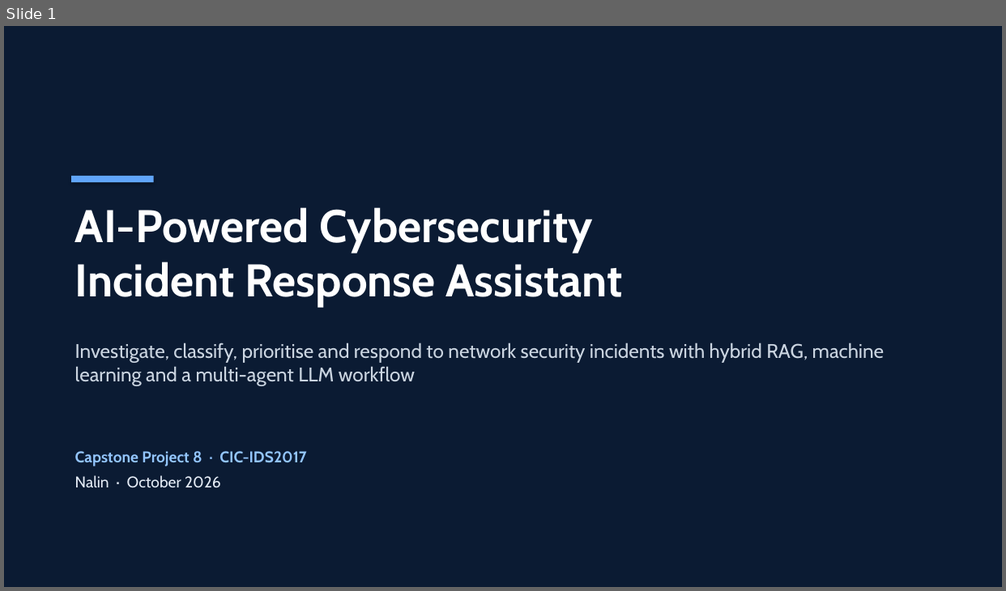
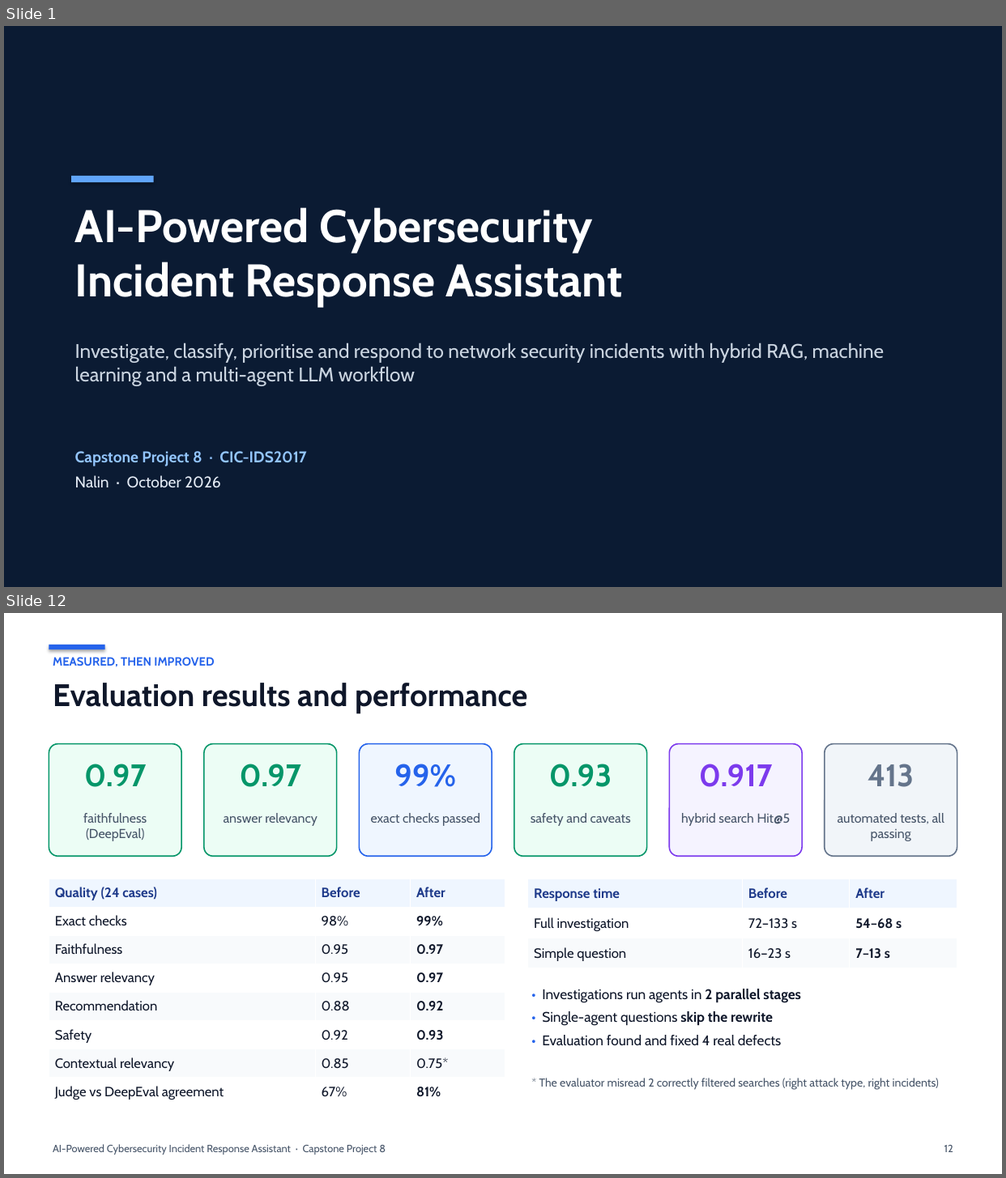
Before and after one commit to nlnkrthk/Cybersecurity-assistant, a slide deck: presentation/Project_Presentation.pptx. Shown one above the other, each under a label of ours: slide 1 before the commit, slides 1 and 12 after it; the slides between them are not shown. The pictures are 1006x591 and 1006x1178 pixels, drawn with LibreOffice and Linux fonts; fonts in the diff are those of the drawing. Boxes give left, top, right and bottom in pixels: in the first picture for what was removed or moved away, otherwise in the second. Text is boxed around its words. In the diff, an @@ line names an element or a change of style, - is before the commit and + after.

```diff
--- a/presentation/Project_Presentation.pptx
+++ b/presentation/Project_Presentation.pptx
@@ slide 12 added at (x1=4, y1=613, x2=1002, y2=1174), background #FFFFFF @@
@@ rectangle added at (x1=49, y1=645, x2=105, y2=649), fill #2563EB @@
@@ text added at (x1=53, y1=657, x2=214, y2=667), 11.5 pt, text #2563EB, bold @@
+MEASURED, THEN IMPROVED
@@ text added at (x1=53, y1=683, x2=527, y2=713), 30 pt, text #0F172A, bold @@
+Evaluation results and performance
@@ rounded rectangle added at (x1=49, y1=744, x2=181, y2=856), fill #ECFDF5, outline #059669 1.25 pt @@
@@ rounded rectangle added at (x1=204, y1=744, x2=336, y2=856), fill #ECFDF5, outline #059669 1.25 pt @@
@@ rounded rectangle added at (x1=359, y1=744, x2=492, y2=856), fill #EFF6FF, outline #2563EB 1.25 pt @@
@@ rounded rectangle added at (x1=514, y1=744, x2=647, y2=856), fill #ECFDF5, outline #059669 1.25 pt @@
@@ rounded rectangle added at (x1=670, y1=744, x2=802, y2=856), fill #F5F3FF, outline #7C3AED 1.25 pt @@
@@ rounded rectangle added at (x1=825, y1=744, x2=957, y2=856), fill #F1F5F9, outline #64748B 1.25 pt @@
@@ text added at (x1=84, y1=764, x2=146, y2=787), 30 pt, text #059669, bold @@
+0.97
@@ text added at (x1=240, y1=764, x2=301, y2=787), 30 pt, text #059669, bold @@
+0.97
@@ text added at (x1=394, y1=764, x2=456, y2=787), 30 pt, text #2563EB, bold @@
+99%
@@ text added at (x1=549, y1=764, x2=612, y2=787), 30 pt, text #059669, bold @@
+0.93
@@ text added at (x1=699, y1=764, x2=773, y2=787), 30 pt, text #7C3AED, bold @@
+0.917
@@ text added at (x1=867, y1=764, x2=914, y2=787), 30 pt, text #64748B, bold @@
+413
@@ text added at (x1=83, y1=813, x2=147, y2=841), 12.5 pt, text #475569 @@
+faithfulness (DeepEval)
@@ text added at (x1=224, y1=813, x2=317, y2=826), 12.5 pt, text #475569 @@
+answer relevancy
@@ text added at (x1=371, y1=813, x2=480, y2=826), 12.5 pt, text #475569 @@
+exact checks passed
@@ text added at (x1=530, y1=813, x2=631, y2=826), 12.5 pt, text #475569 @@
+safety and caveats
@@ text added at (x1=681, y1=813, x2=791, y2=826), 12.5 pt, text #475569 @@
+hybrid search Hit@5
@@ text added at (x1=837, y1=813, x2=944, y2=841), 12.5 pt, text #475569 @@
+automated tests, all passing
@@ table added at (x1=49, y1=879, x2=505, y2=1106), 8 rows, 3 columns @@
+Quality (24 cases) | Before | After
+Exact checks | 98% | 99%
+Faithfulness | 0.95 | 0.97
+Answer relevancy | 0.95 | 0.97
+Recommendation | 0.88 | 0.92
+Safety | 0.92 | 0.93
+Contextual relevancy | 0.85 | 0.75*
+Judge vs DeepEval agreement | 67% | 81%
@@ table added at (x1=528, y1=879, x2=957, y2=969), 3 rows, 3 columns @@
+Response time | Before | After
+Full investigation | 72–133 s | 54–68 s
+Simple question | 16–23 s | 7–13 s
@@ text added at (x1=542, y1=989, x2=801, y2=1046), 13.5 pt, text #0F172A @@
+• Investigations run agents in 2 parallel stages
+• Single-agent questions skip the rewrite
+• Evaluation found and fixed 4 real defects
@@ text added at (x1=539, y1=1078, x2=939, y2=1089), 11 pt, text #475569 @@
+* The evaluator misread 2 correctly filtered searches (right attack type, right incidents)
@@ text added at (x1=53, y1=1144, x2=386, y2=1155), 10 pt, text #475569 @@
+AI-Powered Cybersecurity Incident Response Assistant · Capstone Project 8
@@ text added at (x1=944, y1=1145, x2=953, y2=1152), 10 pt, text #475569 @@
+12
```
Also in this commit, not shown: 5 slides changed, 8 other slides added, 8 slides removed, 2 other files.
